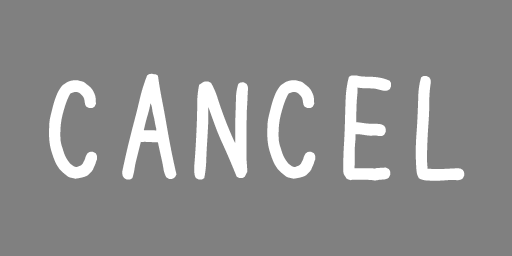
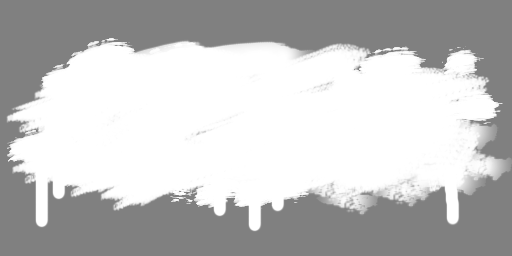
Layers edited between the first and the second 512px x 256px image:
hid "CANCEL", painted on it over <box>47,64,466,184</box>
added layer "レイヤー 3" above "レイヤー 5" over <box>6,38,512,232</box>
